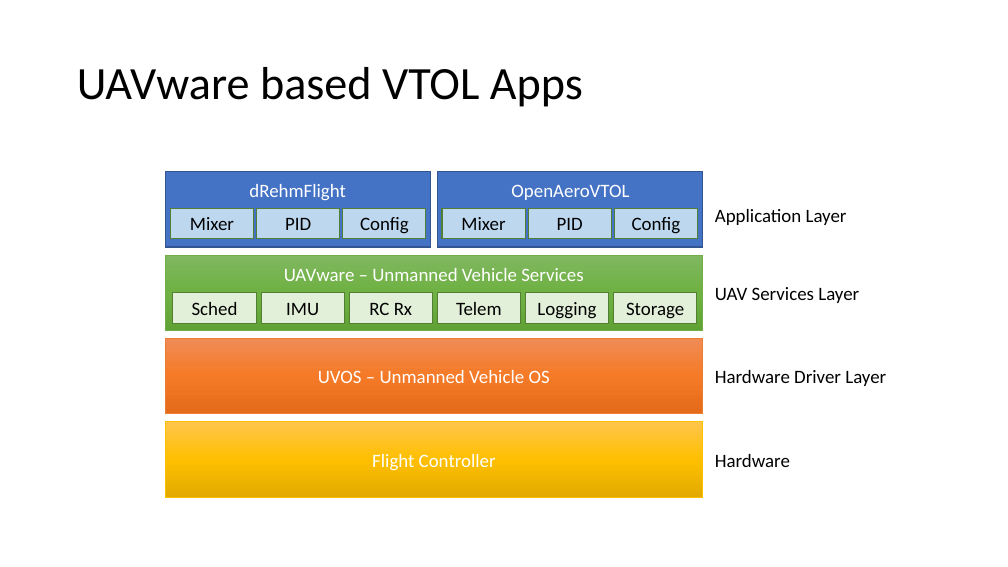
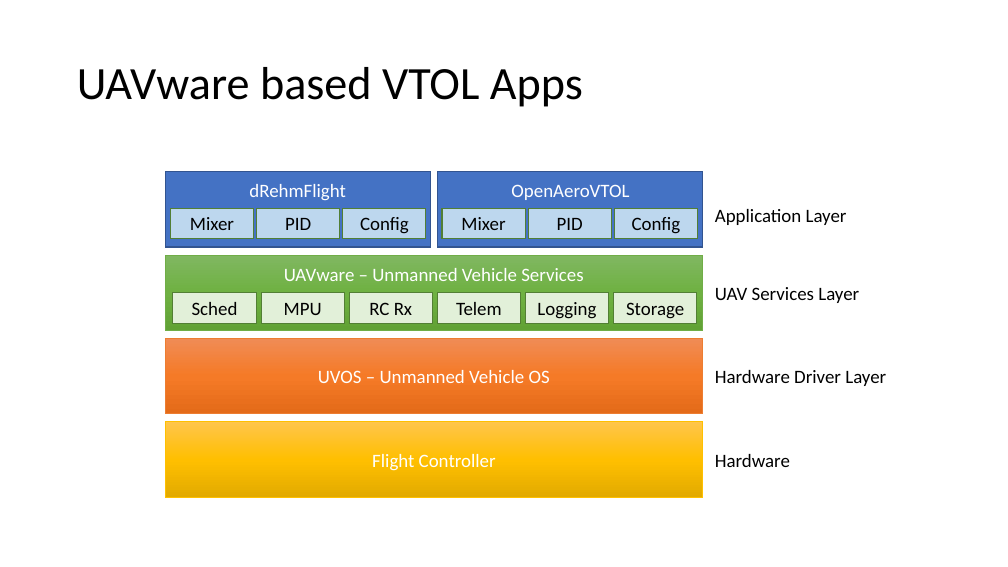
Before and after one commit to geosmall/UAVWare1, a slide deck: slide 1 of docs/Arch.pptx. Drawn at 1008x567 pixels with LibreOffice and Linux fonts; fonts in the diff are those of the drawing. Boxes give left, top, right and bottom in pixels: in the first picture for what was removed or moved away, otherwise in the second. Text is boxed around its words. In the diff, an @@ line names an element or a change of style, - is before the commit and + after.

```diff
--- a/docs/Arch.pptx
+++ b/docs/Arch.pptx
@@ text in rectangle at [284,303,322,315]: text changed @@
-IMU
+MPU
```
Also in this commit, not shown: 3 other files.
